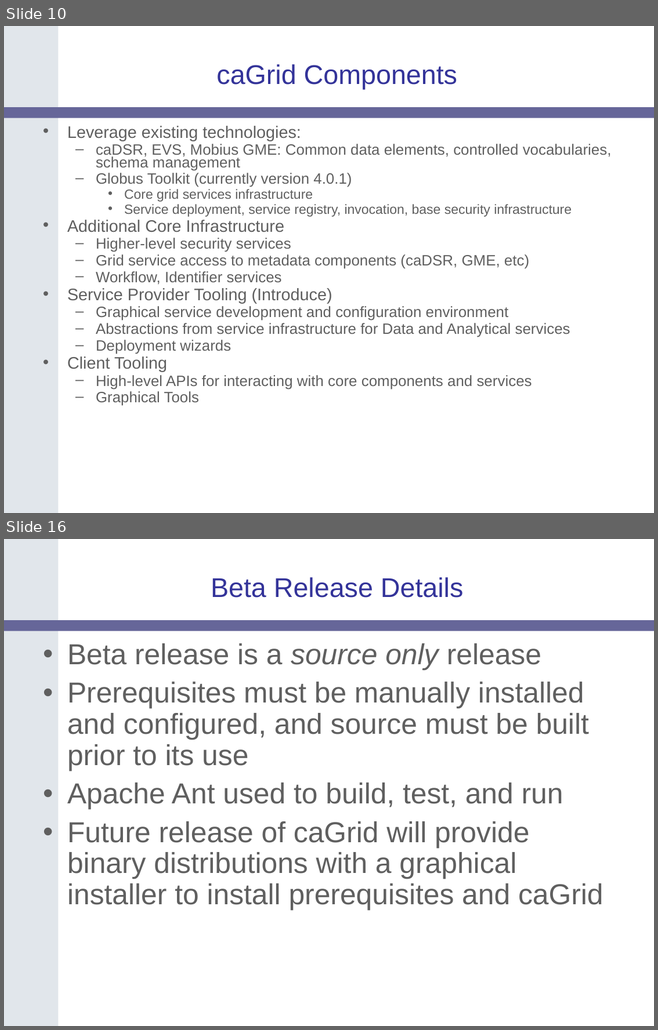
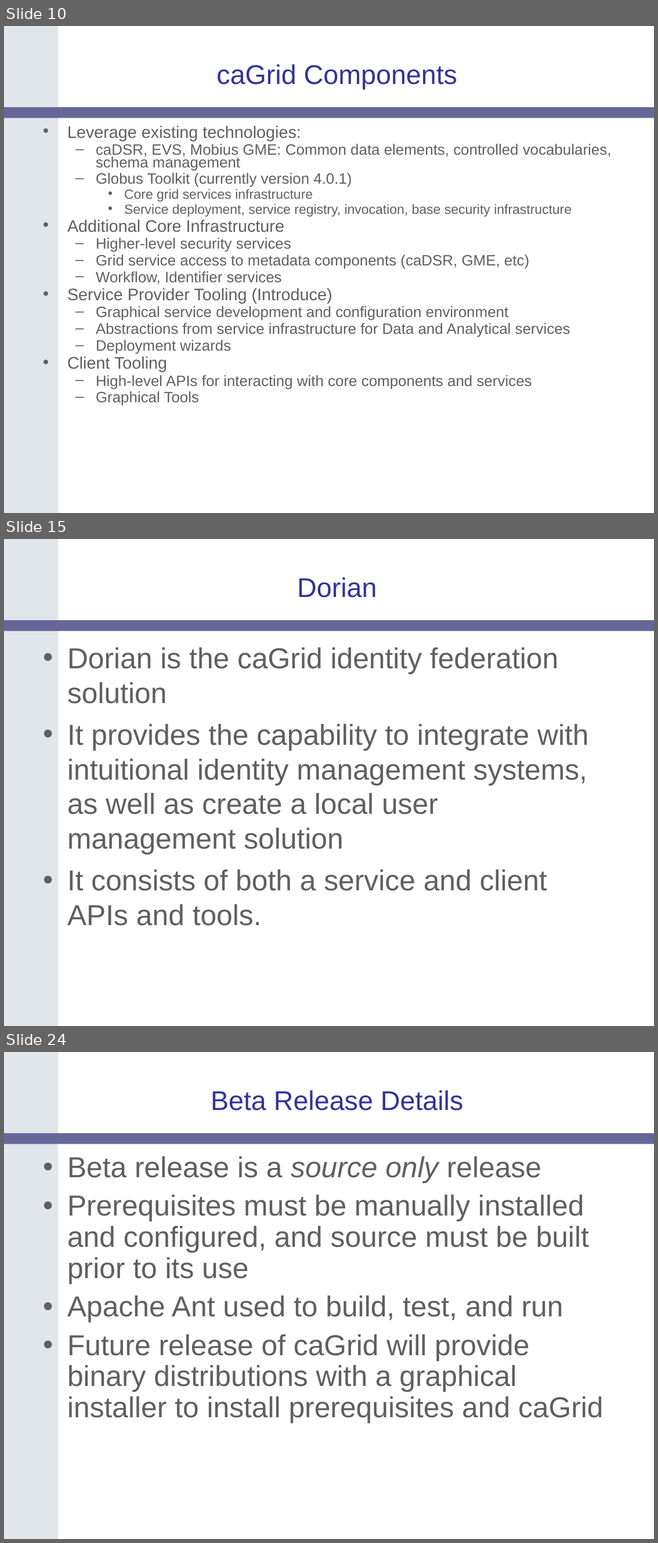
Before and after one commit to NCIP/cagrid-docs, a slide deck: presentations/200607_VCDE_ARCH/caGrid-1.0_Beta_Release.ppt. Shown one above the other, each under a label of ours: slides 10 and 16 before the commit, slides 10, 15 and 24 after it; the slides between them are not shown. The pictures are 658x1030 and 658x1543 pixels, drawn with LibreOffice and Linux fonts; fonts in the diff are those of the drawing; background and template pictures are left out. Boxes give left, top, right and bottom in pixels: in the first picture for what was removed or moved away, otherwise in the second. Text is boxed around its words. In the diff, an @@ line names an element or a change of style, - is before the commit and + after.

```diff
--- a/presentations/200607_VCDE_ARCH/caGrid-1.0_Beta_Release.ppt
+++ b/presentations/200607_VCDE_ARCH/caGrid-1.0_Beta_Release.ppt
@@ slide 15 added at box(4, 539, 654, 1026), background #FFFFFF; not listed: 2 template elements that a slide beside it also shows @@
@@ title added at box(297, 577, 376, 598), 30 pt, text #333399 @@
+Dorian
@@ text added at box(67, 647, 588, 926), 32 pt, text #5F5F5F @@
+• Dorian is the caGrid identity federation solution
+• It provides the capability to integrate with intuitional identity management systems, as well as create a local user management solution
+• It consists of both a service and client APIs and tools.
@@ what was slide 16 is now slide 24 @@
```
Also in this commit, not shown: 3 slides changed, 13 other slides added, 6 slides removed.
